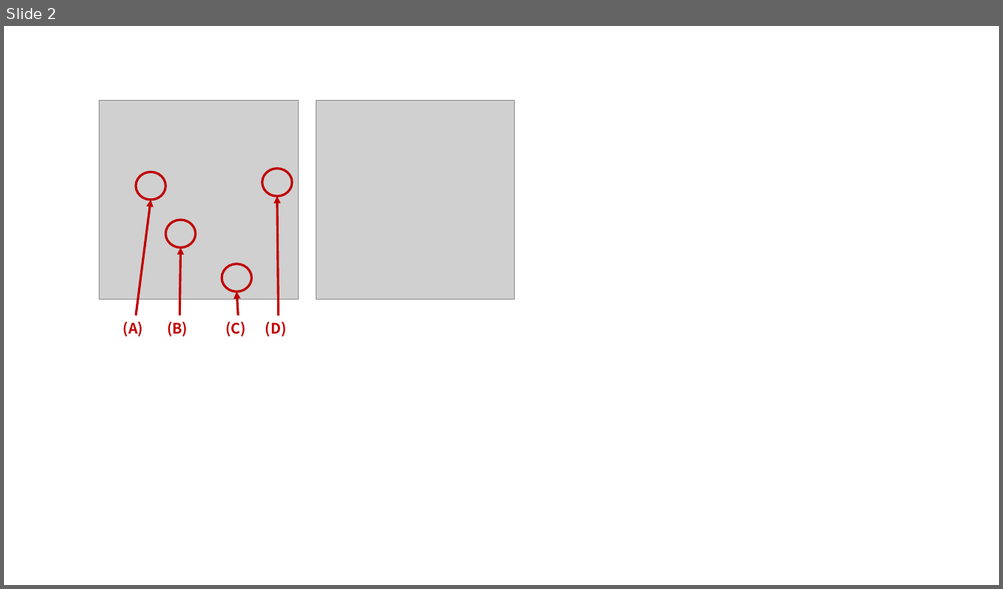
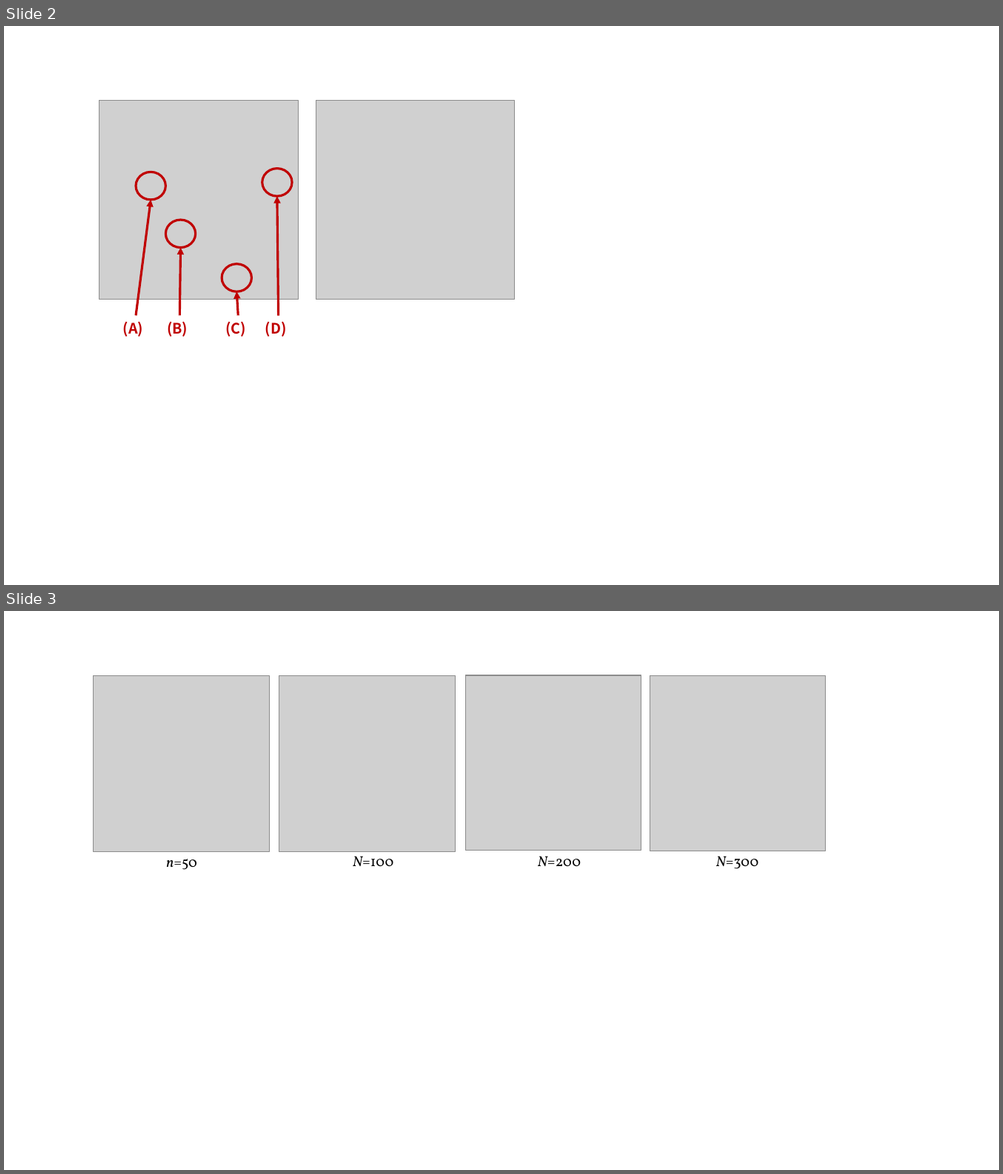
Before and after one commit to eijian/blog, a slide deck: articles/201508/figure-20150813.pptx. Shown one above the other, each under a label of ours: slide 2 before the commit, slides 2 and 3 after it. The pictures are 1003x589 and 1003x1174 pixels, drawn with LibreOffice and Linux fonts; fonts in the diff are those of the drawing; grey boxes stand for pictures. Boxes give left, top, right and bottom in pixels: in the first picture for what was removed or moved away, otherwise in the second. Text is boxed around its words. In the diff, an @@ line names an element or a change of style, - is before the commit and + after.

```diff
--- a/articles/201508/figure-20150813.pptx
+++ b/articles/201508/figure-20150813.pptx
@@ slide 3 added at box(4, 611, 999, 1170), background #FFFFFF @@
@@ picture added at box(93, 676, 269, 852) @@
@@ picture added at box(279, 676, 455, 852) @@
@@ picture added at box(466, 675, 641, 851) @@
@@ picture added at box(649, 676, 825, 851) @@
@@ text added at box(166, 859, 197, 870), 14 pt, text #000000 @@
+n=50
@@ text added at box(353, 856, 394, 866), 14 pt, text #000000 @@
+N=100
@@ text added at box(538, 856, 580, 866), 14 pt, text #000000 @@
+N=200
@@ text added at box(716, 856, 759, 869), 14 pt, text #000000 @@
+N=300
```
Also in this commit, not shown: 1 slide changed, 7 other files.
